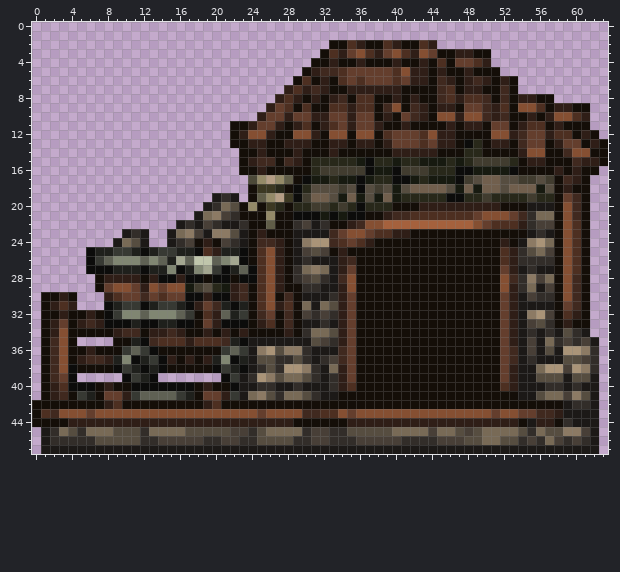
A pixel-art sprite gets an edit: content/Entities/Structures/Buildings/Mine/mine.png. The first picture shows the starting point.
The file is 64x48 pixels. Colours within 5 levels of each other are drawn and written as one.
The result:
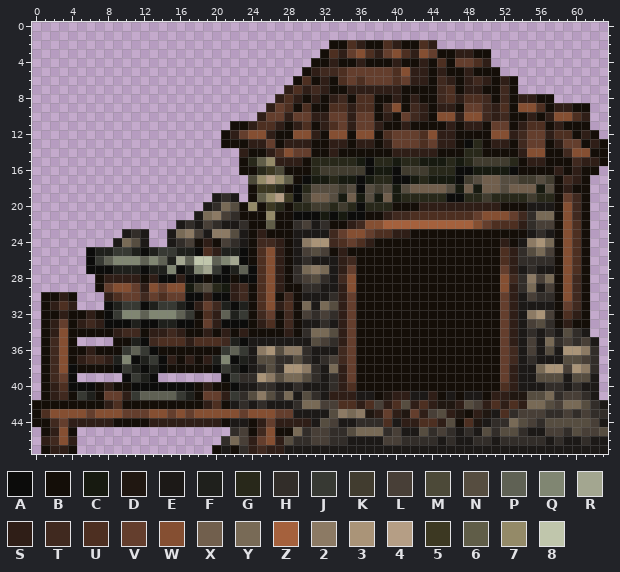
Palette (. is transparent): A #0c0c0b  B #140e08  C #171a10  D #201711  E #1c1917  F #1f201c  G #28281a  H #322d29  J #373933  K #413c2f  L #483f37  M #4c4938  N #564d40  P #5f6154  Q #808672  R #a3a690  S #2f1e17  T #40291f  U #4d2f21  V #643e2d  W #854f32  X #715f4d  Y #786a56  Z #a5613d  2 #8c7a64  3 #aa9478  4 #b59e85  5 #3c3822  6 #605d48  7 #948a68  8 #c0c6ac
Change:
Changed rows in their new state; - is an unchanged pixel.
first column x 21:
11 ----UU----
12 BSV-------
13 B----V----
14 --S-BSUWVV
15 ---G67SS--
16 ----G5M---
first column x 1:
39 ----------------------H----------------------------------------
41 ----------------------HN----E---SSSEE-DSSEES-E-EE-SSDDN--H-LH--
42 ---------------------EHEHEEEHYYLLUUSULSUNSUSDDSNLSUSUSYYNLYYNHE
43 -W-------VVV--V-V-----V-W-VVEEEEN2Y2DSVSDVSLNSDBSDEUHLLLHHLHLHH
44 -TV-----BBBB--------BEEB-V--SSENLEEHHHUE--UU-NBUDEHHYNLHNNNNNLE
45 BSWB.................H-BTWBB-------YYYHLEENHLHEHENHNNHEELLHN-LN
46 STWS................HYLSVWS-------EEEE------EHEEHHEHH-H-EHEE--E
47 BSSB...............B-BHSTSS-----------------------------------E
Boxes around the changes in both pictures, in picture pixels (x1, y1, x2, y2):
changed: (221, 121, 311, 175)
changed: (41, 373, 608, 454)
